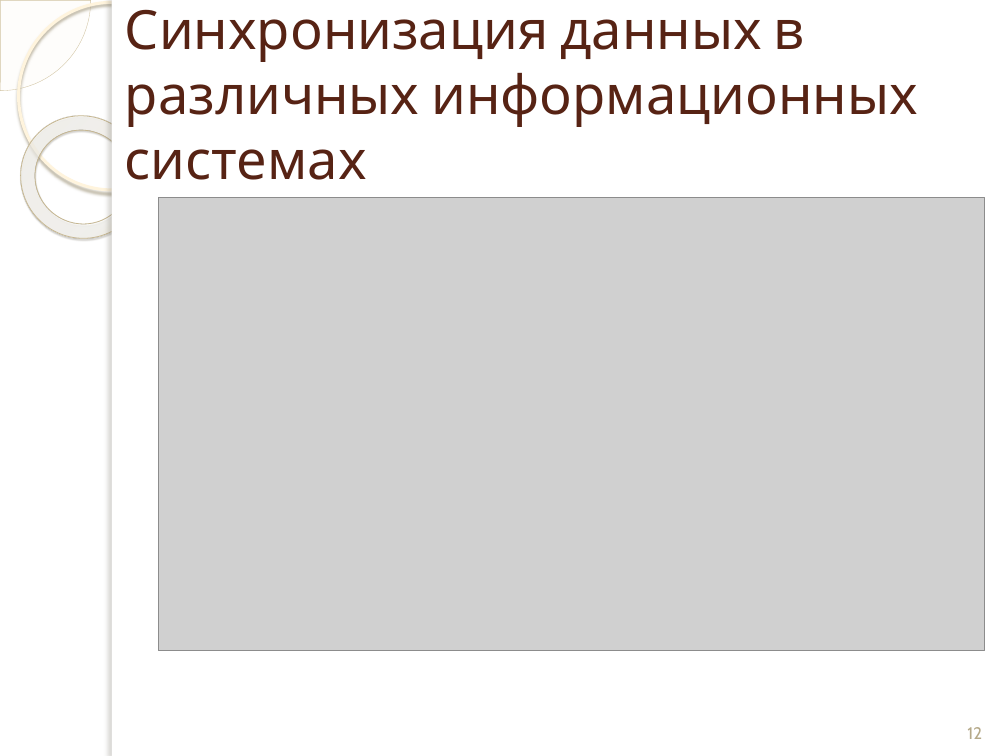
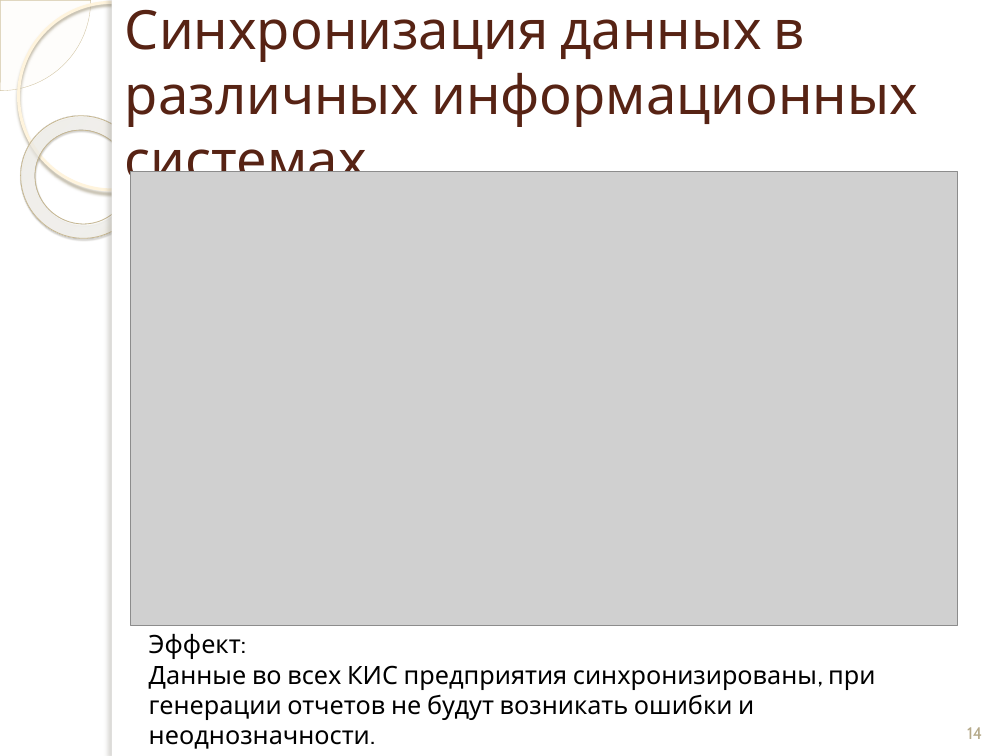
Before and after one commit to andreytemn/university, a slide deck: slide 14 of diplom/Темников презентация к диплому.pptx (slide 12 before the commit). Drawn at 1008x756 pixels with LibreOffice and Linux fonts; fonts in the diff are those of the drawing; grey boxes stand for pictures; background and template pictures are left out. Boxes give left, top, right and bottom in pixels: in the first picture for what was removed or moved away, otherwise in the second. Text is boxed around its words. In the diff, an @@ line names an element or a change of style, - is before the commit and + after.

```diff
--- a/diplom/Темников презентация к диплому.pptx
+++ b/diplom/Темников презентация к диплому.pptx
@@ picture: place and size @@
-picture at [158,198,985,651]
+picture at [131,171,958,625]
@@ text added at [149,634,875,720], 18 pt, text #000000 @@
+Эффект:
+Данные во всех КИС предприятия синхронизированы, при генерации отчетов не будут возникать ошибки и неоднозначности.
@@ page number at [967,727,982,739]: text changed @@
-12
+14
```
Also in this commit, not shown: 7 other slides changed, 3 slides added, 3 other files.
